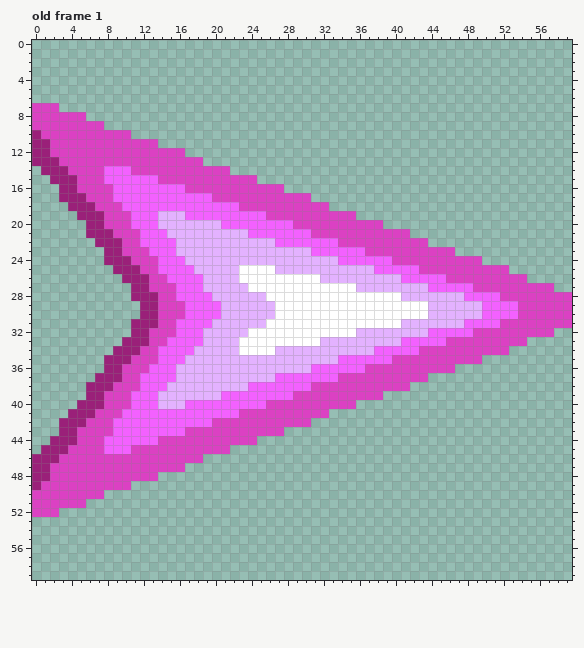
Two states of a pixel-art file, Imagen/Menus/Asprite/Target.aseprite. That is the earlier state.
60x60 pixels, 1 frame. Shown: old frame 1. The commit also changed other frames, which this record leaves out.
Once edited:
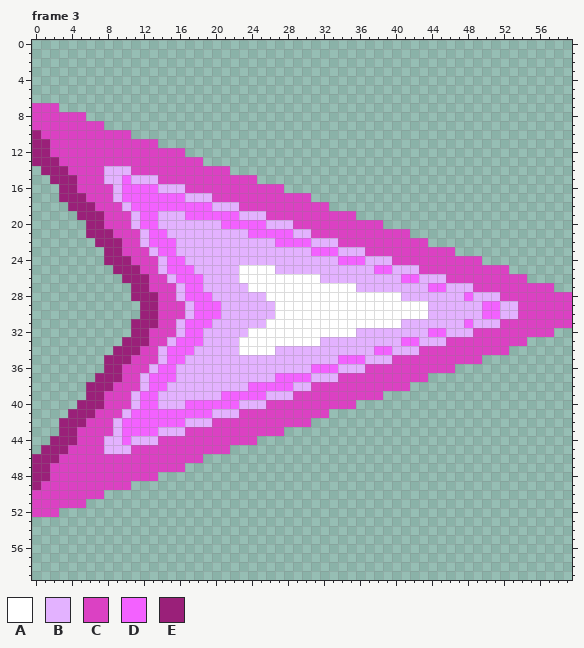
Palette (. is transparent): A #ffffff  B #e3b2ff  C #db41c3  D #f361ff  E #9a2079
A new or re-ordered frame is compared with the old frame closest to it.
What changed:
frames 1 -> 5
Frame 3 is new; against old frame 1:
The edit turns colour D into colour B in row 14 at x 8 to 10; in row 15 at x 8 to 9 and 11 to 13; in row 16 at x 9 and 14 to 16; in row 17 at x 9 and 17 to 19; in row 18 at x 10 and 20 to 22; in row 19 at x 11 and 23 to 25.
The edit turns colour D into colour B in row 20 at x 11 and 26 to 28; in row 21 at x 12 and 29 to 30; in row 22 at x 12 and 31 to 33; in row 23 at x 13 and 34 to 36; in row 24 at x 14 and 37 to 39; in row 25 at x 14 and 40 to 42.
The edit turns colour D into colour B in row 26 at x 15 and 43 to 45; in row 27 at x 16 and 46 to 48; in row 28 at x 16 and 49 to 51; in rows 29 to 30 at x 17 and 52 to 53; in row 31 at x 16 and 49 to 51; in row 32 at x 16 and 46 to 48.
The edit turns colour D into colour B in row 33 at x 15 and 43 to 45; in row 34 at x 14 and 40 to 42; in row 35 at x 14 and 37 to 39; in row 36 at x 13 and 34 to 36; in row 37 at x 12 and 31 to 33; in row 38 at x 12 and 29 to 30.
The edit turns colour D into colour B in row 39 at x 11 and 26 to 28; in row 40 at x 11 and 23 to 25; in row 41 at x 10 and 20 to 22; in row 42 at x 9 and 17 to 19; in row 43 at x 9 and 14 to 16; in row 44 at x 8 to 9 and 11 to 13.
The edit turns colour D into colour B in row 45 at x 8 to 10.
Boxes around the changes in both pictures, in picture pixels (x1, y1, x2, y2):
changed: (104, 166, 518, 454)
